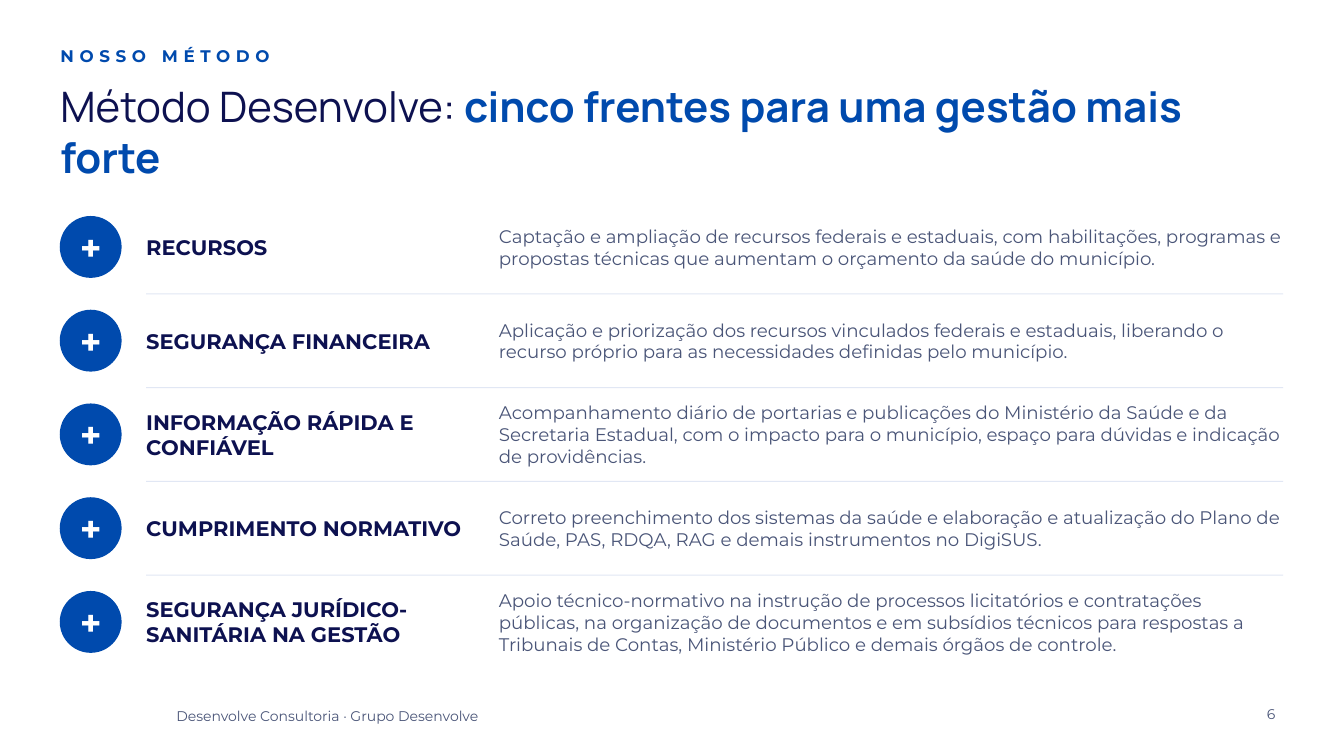
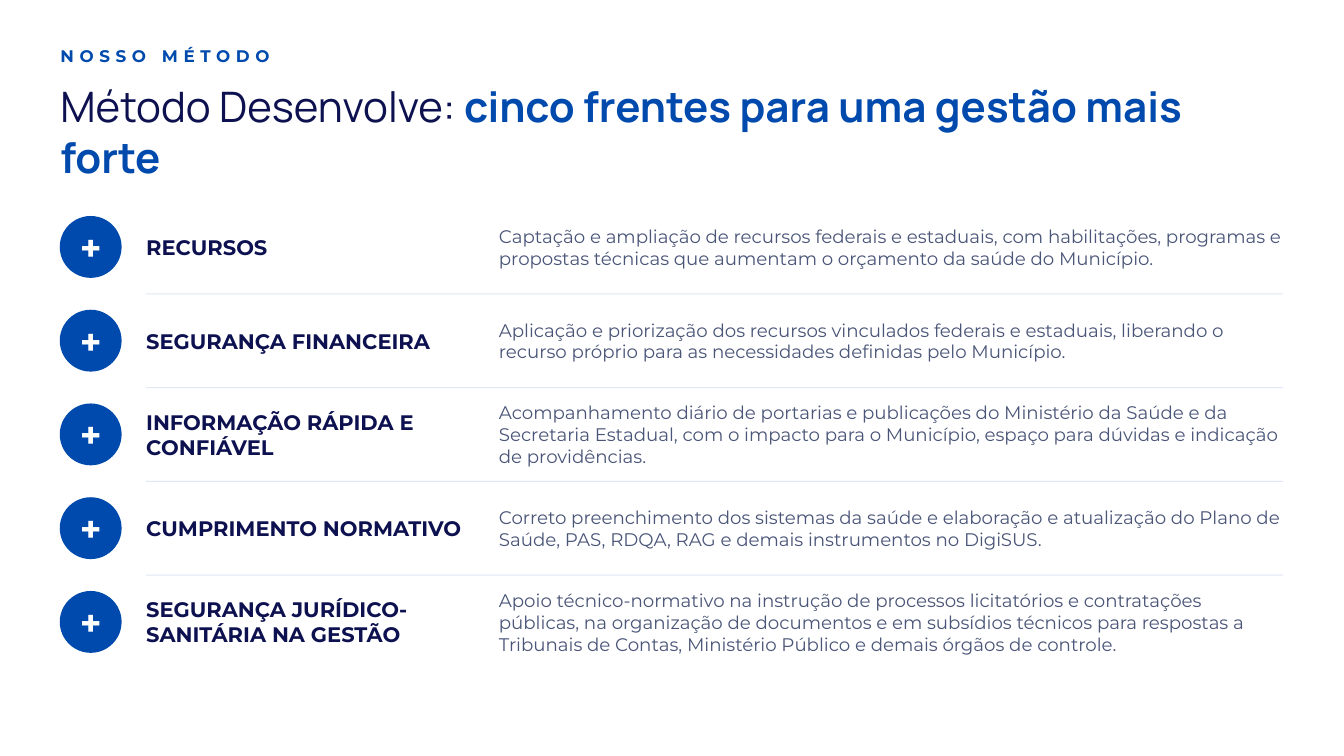
Before and after one commit to murilosantos100-hue/grupodesenvolve, a slide deck: slide 6 of apresentacoes/comercial-consultoria/Apresentacao Comercial - Desenvolve Consultoria.pptx. Drawn at 1344x756 pixels with LibreOffice and Linux fonts; fonts in the diff are those of the drawing; background and template pictures are left out. Boxes give left, top, right and bottom in pixels: in the first picture for what was removed or moved away, otherwise in the second. Text is boxed around its words. In the diff, an @@ line names an element or a change of style, - is before the commit and + after.

```diff
--- a/apresentacoes/comercial-consultoria/Apresentacao Comercial - Desenvolve Consultoria.pptx
+++ b/apresentacoes/comercial-consultoria/Apresentacao Comercial - Desenvolve Consultoria.pptx
@@ text at [499,229,1281,269]: text changed @@
-Captação e ampliação de recursos federais e estaduais, com habilitações, programas e propostas técnicas que aumentam o orçamento da saúde do município.
+Captação e ampliação de recursos federais e estaduais, com habilitações, programas e propostas técnicas que aumentam o orçamento da saúde do Município.
@@ text at [499,323,1223,362]: text changed @@
-Aplicação e priorização dos recursos vinculados federais e estaduais, liberando o recurso próprio para as necessidades definidas pelo município.
+Aplicação e priorização dos recursos vinculados federais e estaduais, liberando o recurso próprio para as necessidades definidas pelo Município.
@@ text at [499,405,1278,467]: text changed @@
-Acompanhamento diário de portarias e publicações do Ministério da Saúde e da Secretaria Estadual, com o impacto para o município, espaço para dúvidas e indicação de providências.
+Acompanhamento diário de portarias e publicações do Ministério da Saúde e da Secretaria Estadual, com o impacto para o Município, espaço para dúvidas e indicação de providências.
@@ text removed at [176,710,478,724] @@
-Desenvolve Consultoria · Grupo Desenvolve
@@ page number removed at [1267,709,1276,719] @@
-6
```
Also in this commit, not shown: 8 other slides changed, 3 other files.
